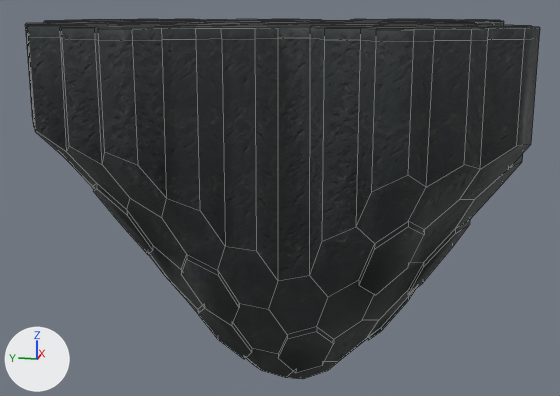
The Blender file Hede Assets/HKI flyvende Ø5.blend as it was, and as the next commit left it.
The view is the same before and after, from a 50 mm camera at (-28.5, -2.7, 1.9) aimed at (1.4, 3.3, -5.6). The lights are fixed; the arrows at lower left show +X, +Y and +Z. Mesh edges are drawn as thin lines.

Names of what the first picture shows: 'SvæveØ'.
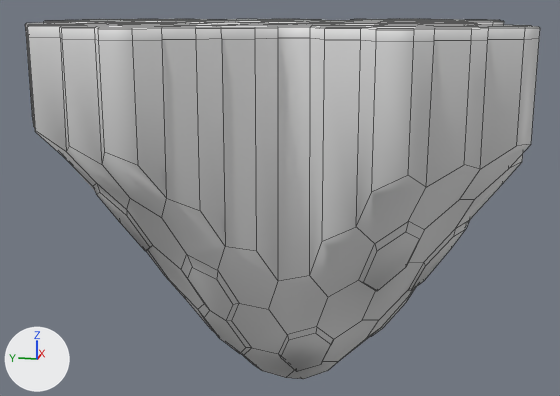
Where the newer file only moved an object's origin or applied its transform, the numbers keep the older frame.

Location of each change, [x1, y1, x2, y2] in pixels of the pictures (560 x 396 px):
'SvæveØ', recoloured: [25, 19, 540, 379] in both

Diff of the bpy script that builds the scene:
```diff
--- a/Hede Assets/HKI flyvende Ø5.blend.py
+++ b/Hede Assets/HKI flyvende Ø5.blend.py
@@ mat_det_hele @@
+mat_det_hele = principled_material('det hele')
+mat_det_hele.base_color = (0.8, 0.8, 0.8)  # white #e7e7e7
@@ me_cylinder_078 @@
 me_cylinder_078.from_pydata(...)  # 698 vertices, 524 faces; spans x -12.3..6.1, y -13.2..5.6, z -13.0..1.4
-me_cylinder_078.materials.append(mat_gray_rock)
+me_cylinder_078.materials.append(mat_det_hele)  # white #e7e7e7
```
